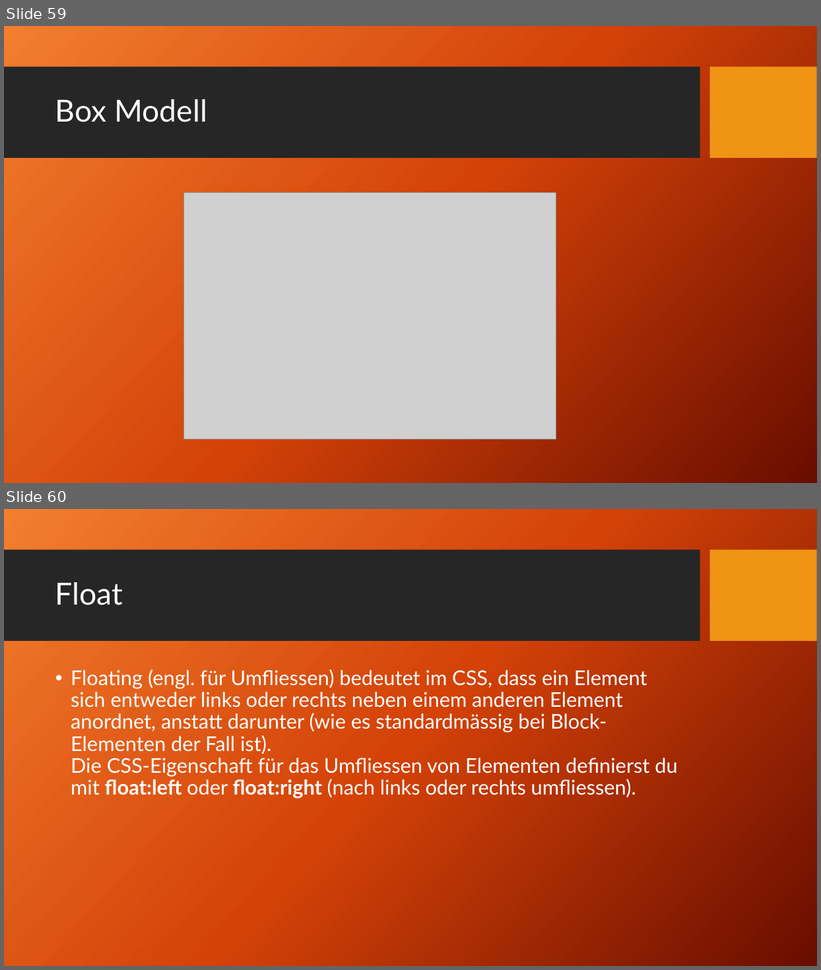
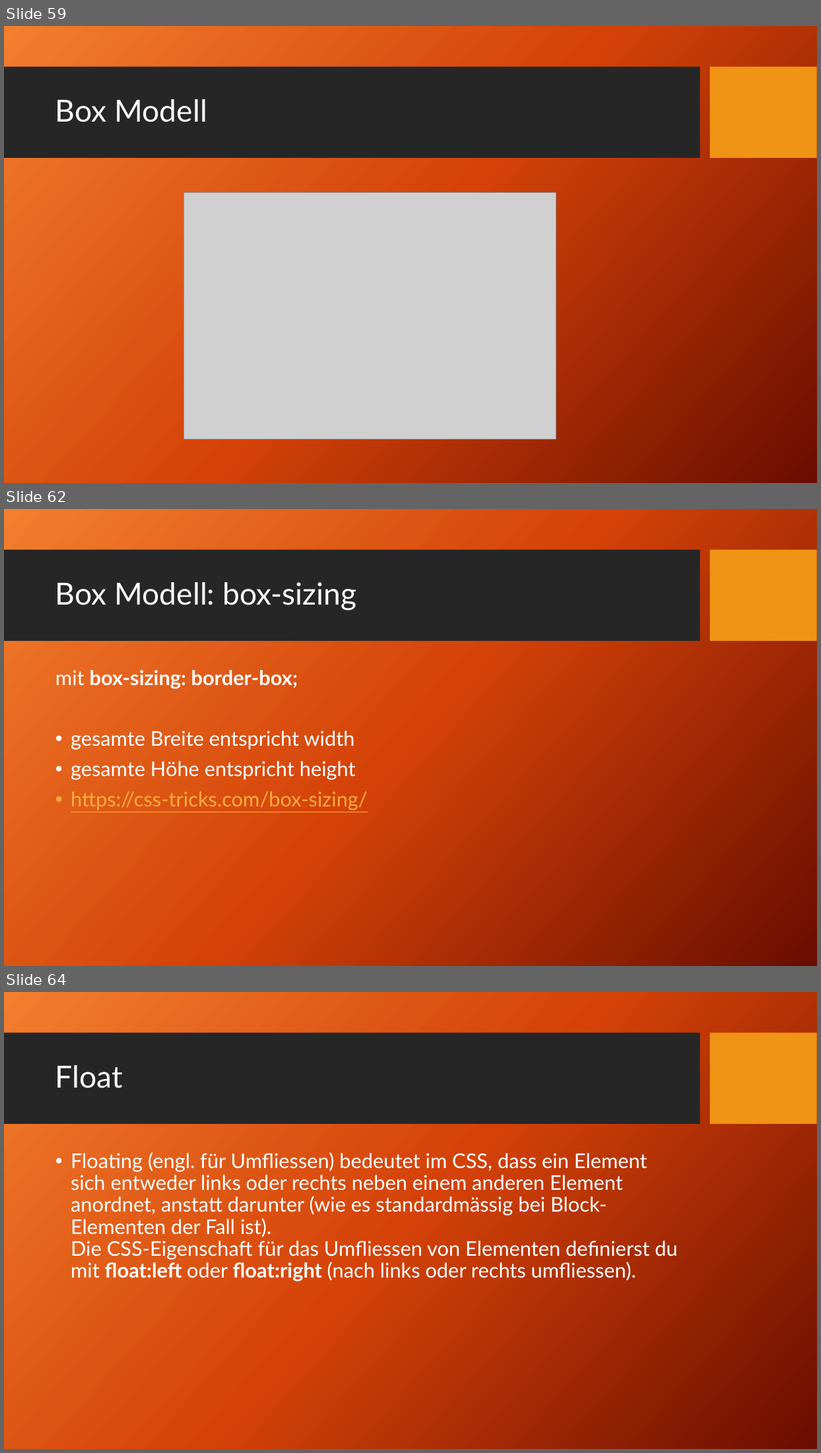
Before and after one commit to TomFrey/htmlCssBasicUebungen, a slide deck: html Schulung.pptx. Shown one above the other, each under a label of ours: slides 59 and 60 before the commit, slides 59, 62 and 64 after it; the slides between them are not shown. The pictures are 821x970 and 821x1453 pixels, drawn with LibreOffice and Linux fonts; fonts in the diff are those of the drawing; grey boxes stand for pictures; background and template pictures are left out. Boxes give left, top, right and bottom in pixels: in the first picture for what was removed or moved away, otherwise in the second. Text is boxed around its words. In the diff, an @@ line names an element or a change of style, - is before the commit and + after.

Commit message:
BoxModel Übung hinzugefügt / Folien für Boxmodell und collapsing margins

```diff
--- a/html Schulung.pptx
+++ b/html Schulung.pptx
@@ slide 62 added at <box>4,509,817,966</box>, background picture (left out); not listed: 2 template elements that a slide beside it also shows @@
@@ title added at <box>55,582,356,611</box>, 36 pt, text #FFFFFF @@
+Box Modell: box-sizing
@@ text added at <box>55,670,368,811</box>, 24 pt, text #FFFFFF @@
+mit box-sizing: border-box;
+• gesamte Breite entspricht width
+• gesamte Höhe entspricht height
+• https://css-tricks.com/box-sizing/
@@ what was slide 60 is now slide 64 @@
```
Also in this commit, not shown: 3 other slides added, 10 other files.
